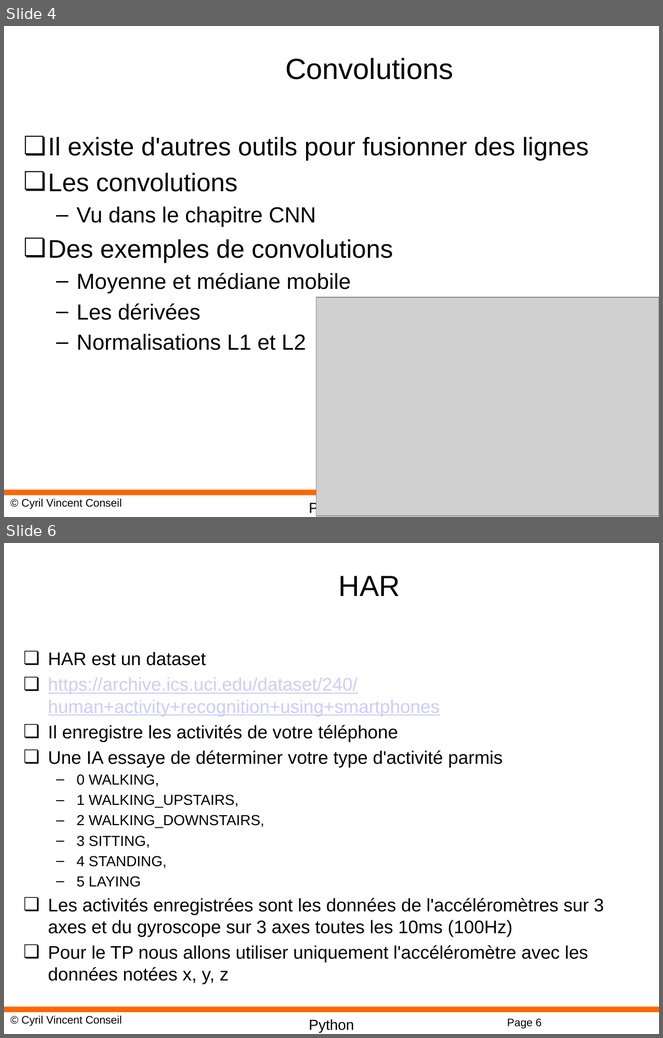
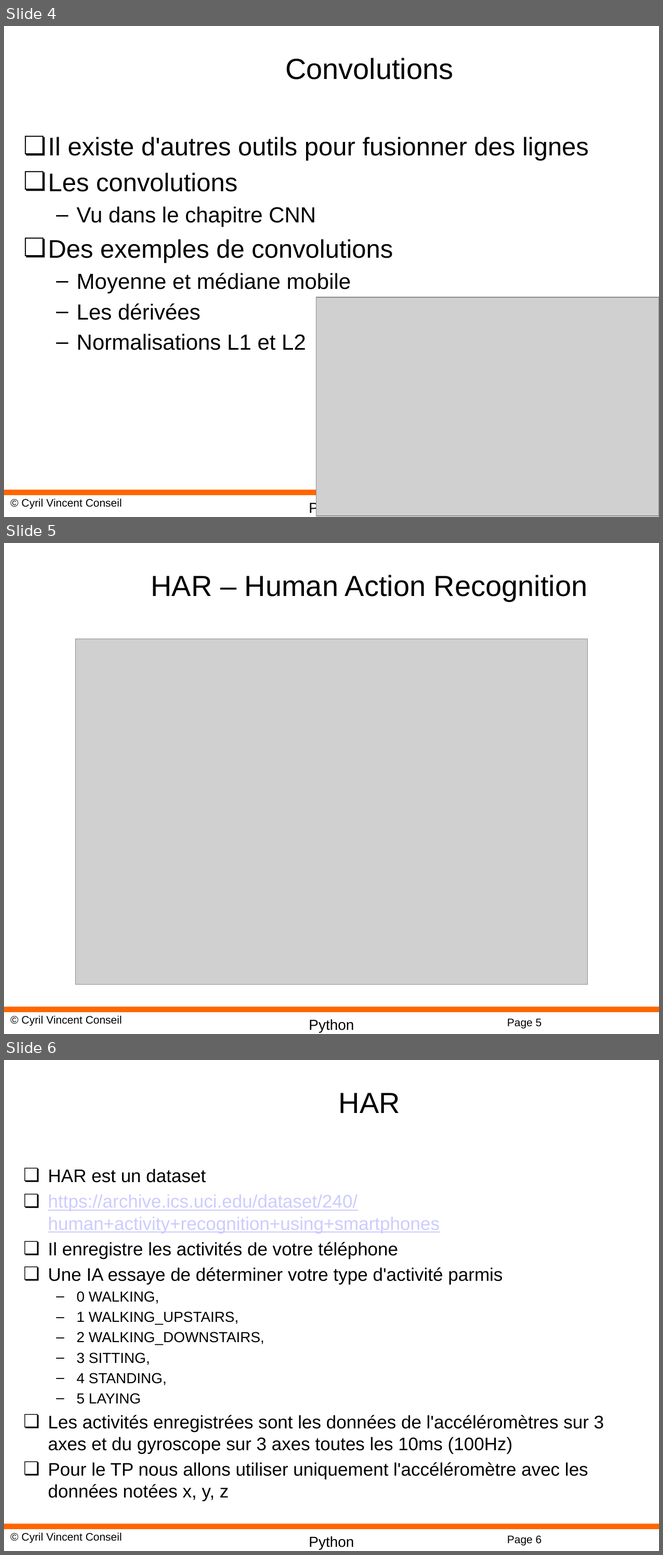
Before and after one commit to cyrilvincent/iot-ai, a slide deck: ppt/IoTAI16-TimeSeries.pptx. Shown one above the other, each under a label of ours: slides 4 and 6 before the commit, slides 4, 5 and 6 after it; the slides between them are not shown. The pictures are 663x1038 and 663x1555 pixels, drawn with LibreOffice and Linux fonts; fonts in the diff are those of the drawing; grey boxes stand for pictures; background and template pictures are left out. Boxes give left, top, right and bottom in pixels: in the first picture for what was removed or moved away, otherwise in the second. Text is boxed around its words. In the diff, an @@ line names an element or a change of style, - is before the commit and + after.

```diff
--- a/ppt/IoTAI16-TimeSeries.pptx
+++ b/ppt/IoTAI16-TimeSeries.pptx
@@ slide 5 added at [4, 543, 659, 1034], background #FFFFFF; not listed: 4 template elements that a slide beside it also shows @@
@@ title added at [151, 575, 588, 602], 32 pt, text #000000 @@
+HAR – Human Action Recognition
@@ picture added at [75, 639, 588, 984] @@
```
Also in this commit, not shown: 5 other files.
